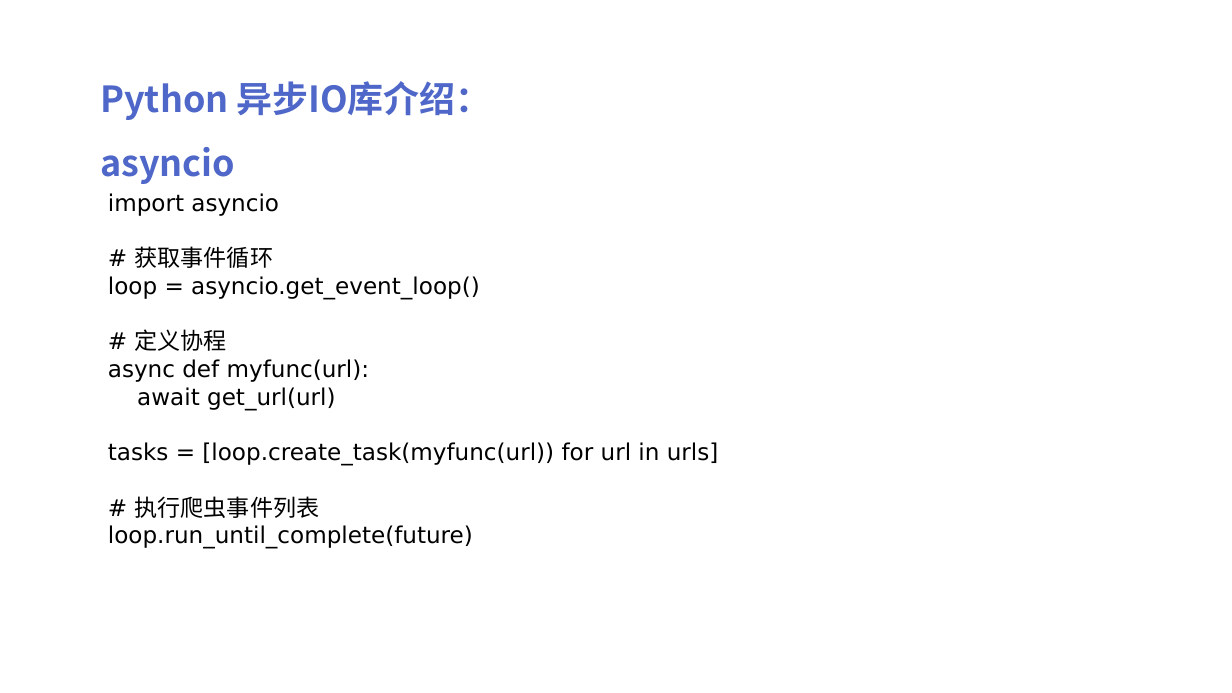
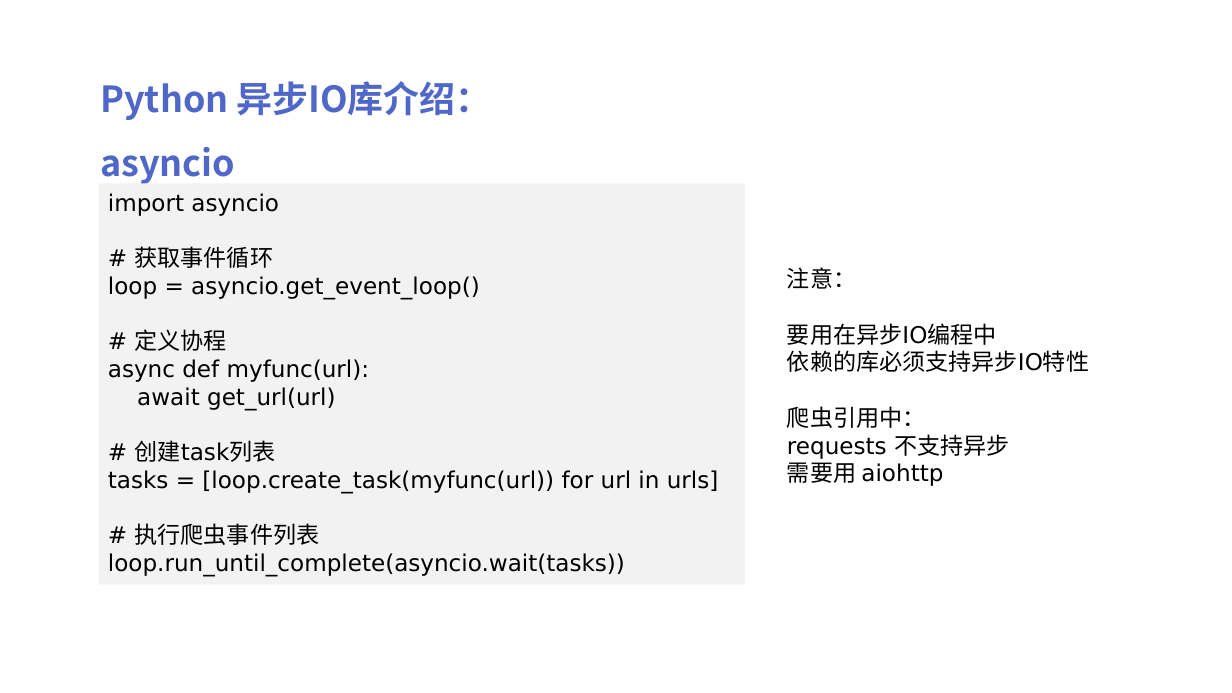
Before and after one commit to peiss/ant-learn-python-concurrent, a slide deck: slide 48 of Python并发编程简介.pptx. Drawn at 1232x693 pixels with LibreOffice and Linux fonts; fonts in the diff are those of the drawing. Boxes give left, top, right and bottom in pixels: in the first picture for what was removed or moved away, otherwise in the second. Text is boxed around its words. In the diff, an @@ line names an element or a change of style, - is before the commit and + after.

```diff
--- a/Python并发编程简介.pptx
+++ b/Python并发编程简介.pptx
@@ rectangle "import asyncio": place and size @@
-rectangle "import asyncio" at bbox=[108, 193, 719, 549]
+rectangle "import asyncio" at bbox=[99, 184, 745, 585]
@@ rectangle "import asyncio" at bbox=[99, 184, 745, 585]: fill none to #F2F2F2 @@
@@ text added at bbox=[787, 267, 1089, 486], 18 pt, text #000000 @@
+注意：
+要用在异步IO编程中
+依赖的库必须支持异步IO特性
+爬虫引用中：
+requests 不支持异步
+需要用 aiohttp
@@ text in rectangle at bbox=[135, 440, 276, 462]: paragraph added @@
+# 创建task列表
@@ text in rectangle at bbox=[108, 553, 625, 577]: text changed @@
-loop.run_until_complete(future)
+loop.run_until_complete(asyncio.wait(tasks))
```
Also in this commit, not shown: 1 other file.
